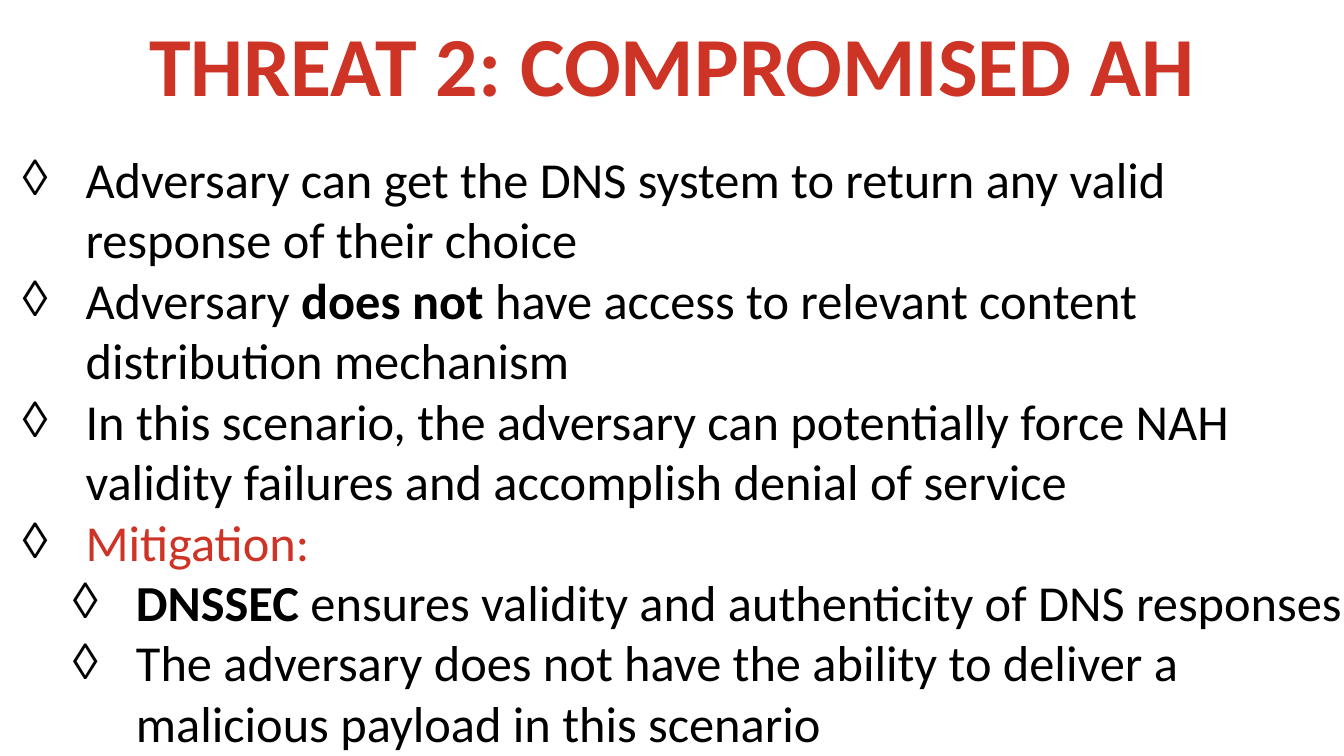
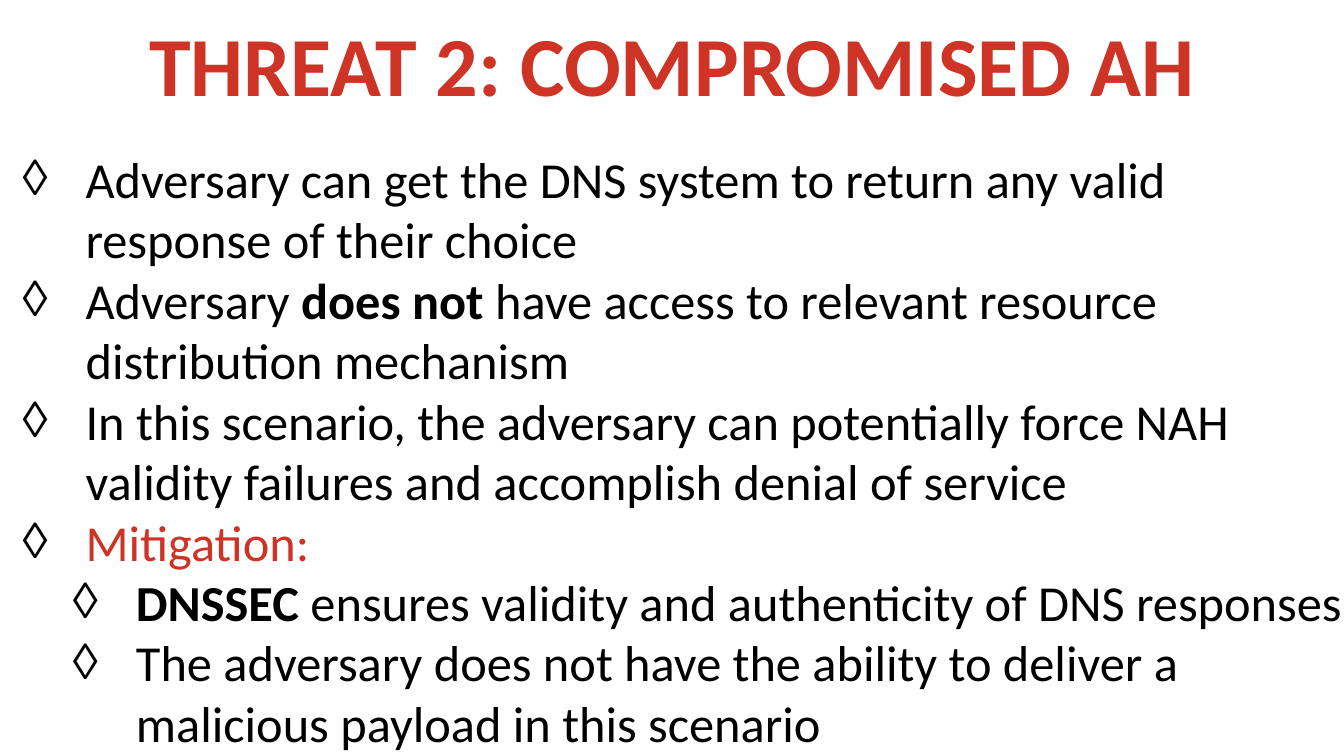
Before and after one commit to Xunnamius/haschk, a slide deck: slide 23 of docs/dnschk-initial.pptx. Drawn at 1344x756 pixels with LibreOffice and Linux fonts; fonts in the diff are those of the drawing. Boxes give left, top, right and bottom in pixels: in the first picture for what was removed or moved away, otherwise in the second. Text is boxed around its words. In the diff, an @@ line names an element or a change of style, - is before the commit and + after.

```diff
--- a/docs/dnschk-initial.pptx
+++ b/docs/dnschk-initial.pptx
@@ text at (86, 283, 1157, 380): text changed @@
-◊ Adversary does not have access to relevant content distribution mechanism
+◊ Adversary does not have access to relevant resource distribution mechanism
```
Also in this commit, not shown: 4 other slides changed, 1 other file.
